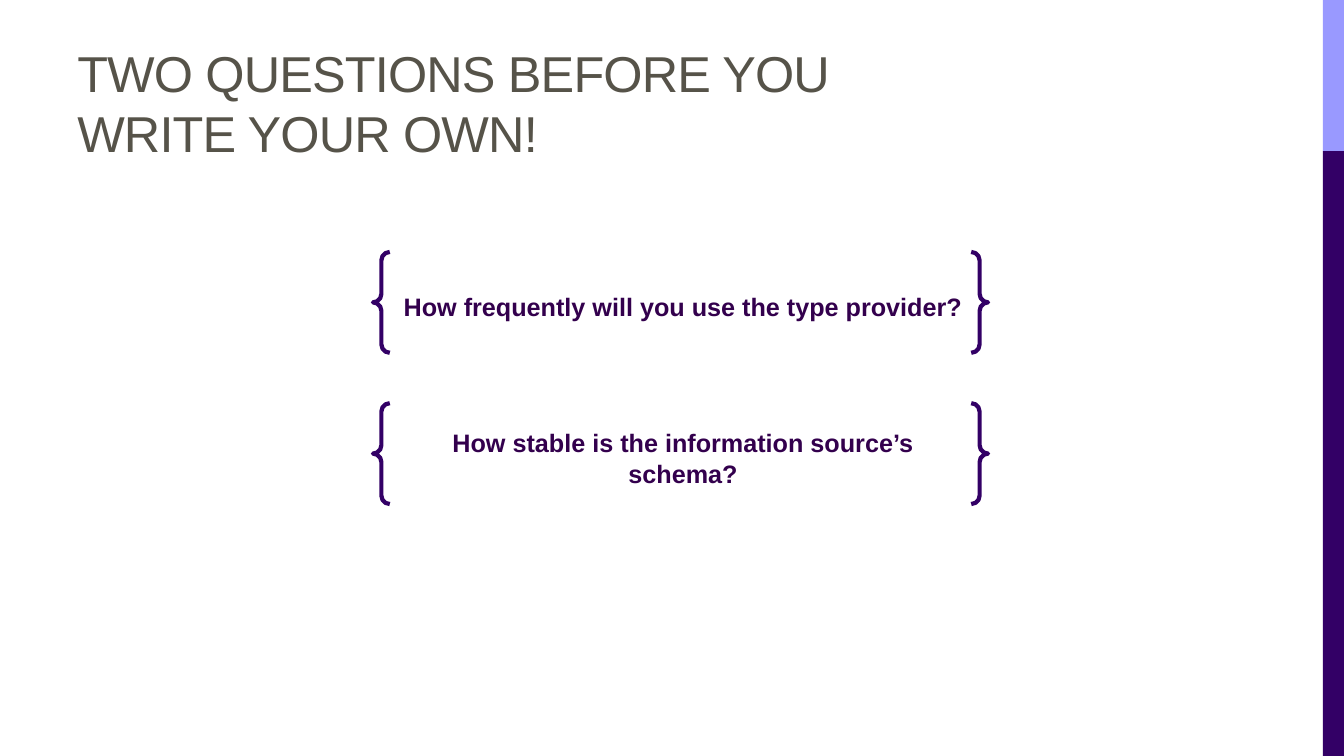
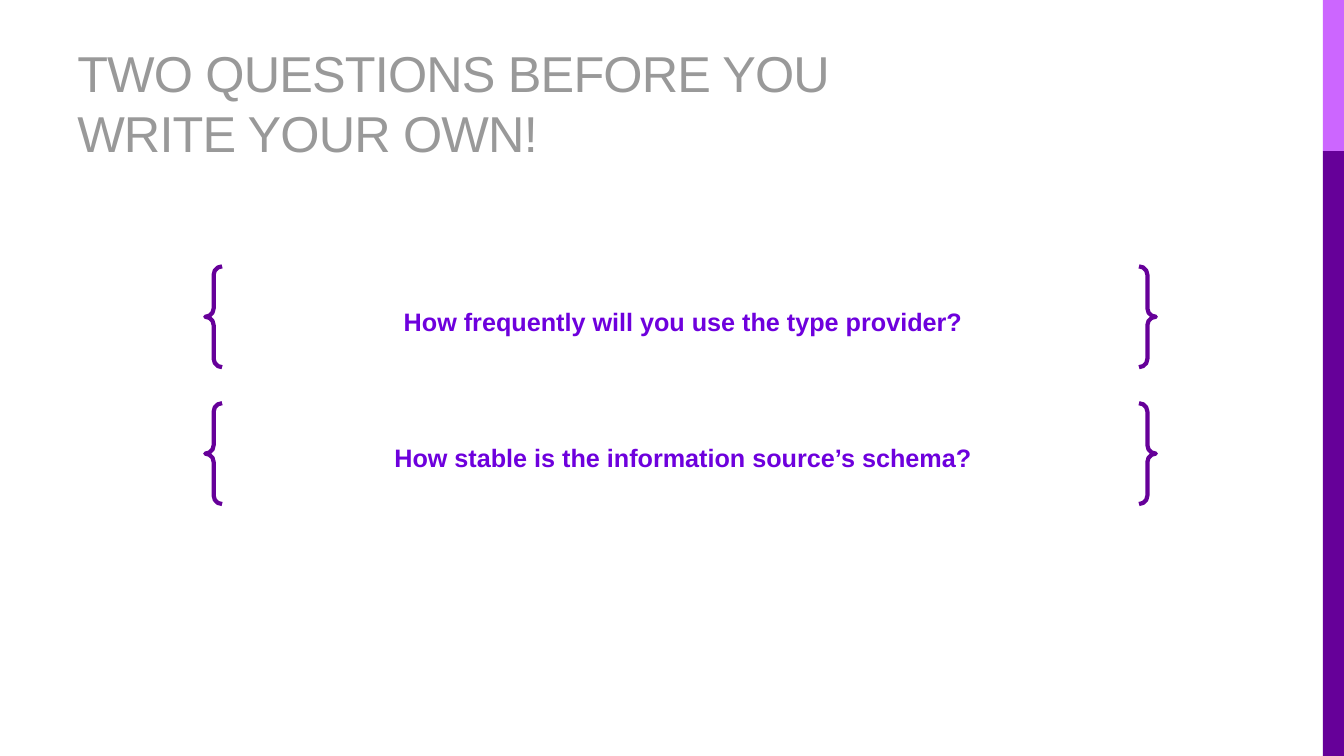
Before and after one commit to rachelblasucci/Current-Talks, a slide deck: slide 13 of Type Providers/Type Providers.pptx (slide 11 before the commit). Drawn at 1344x756 pixels with LibreOffice and Linux fonts; fonts in the diff are those of the drawing. Boxes give left, top, right and bottom in pixels: in the first picture for what was removed or moved away, otherwise in the second. Text is boxed around its words. In the diff, an @@ line names an element or a change of style, - is before the commit and + after.

```diff
--- a/Type Providers/Type Providers.pptx
+++ b/Type Providers/Type Providers.pptx
@@ title "TWO QUESTIONS BEFORE YOU WRITE ..." at (x1=77, y1=57, x2=830, y2=153): text colour #565349 to #999999 @@
@@ rectangle at (x1=1323, y1=0, x2=1344, y2=151): fill #9999FF to #CC66FF @@
@@ rectangle at (x1=1323, y1=151, x2=1344, y2=756): fill #330066 to #660099 @@
@@ brace pair "How frequently will you use ..." at (x1=206, y1=266, x2=1156, y2=367): text colour #33004C to #6E00DD; outline #330066 3 pt to #660099 3 pt @@
@@ brace pair "How frequently will you use ..." resized from (x1=373, y1=252, x2=988, y2=353) to (x1=206, y1=266, x2=1156, y2=367) @@
@@ brace pair "How stable is the information ..." resized from (x1=373, y1=403, x2=988, y2=504) to (x1=206, y1=403, x2=1156, y2=504) @@
@@ brace pair "How stable is the information ..." at (x1=206, y1=403, x2=1156, y2=504): text colour #33004C to #6E00DD; outline #330066 3 pt to #660099 3 pt @@
```
Also in this commit, not shown: 12 other slides changed, 2 slides added, 21 other files.
